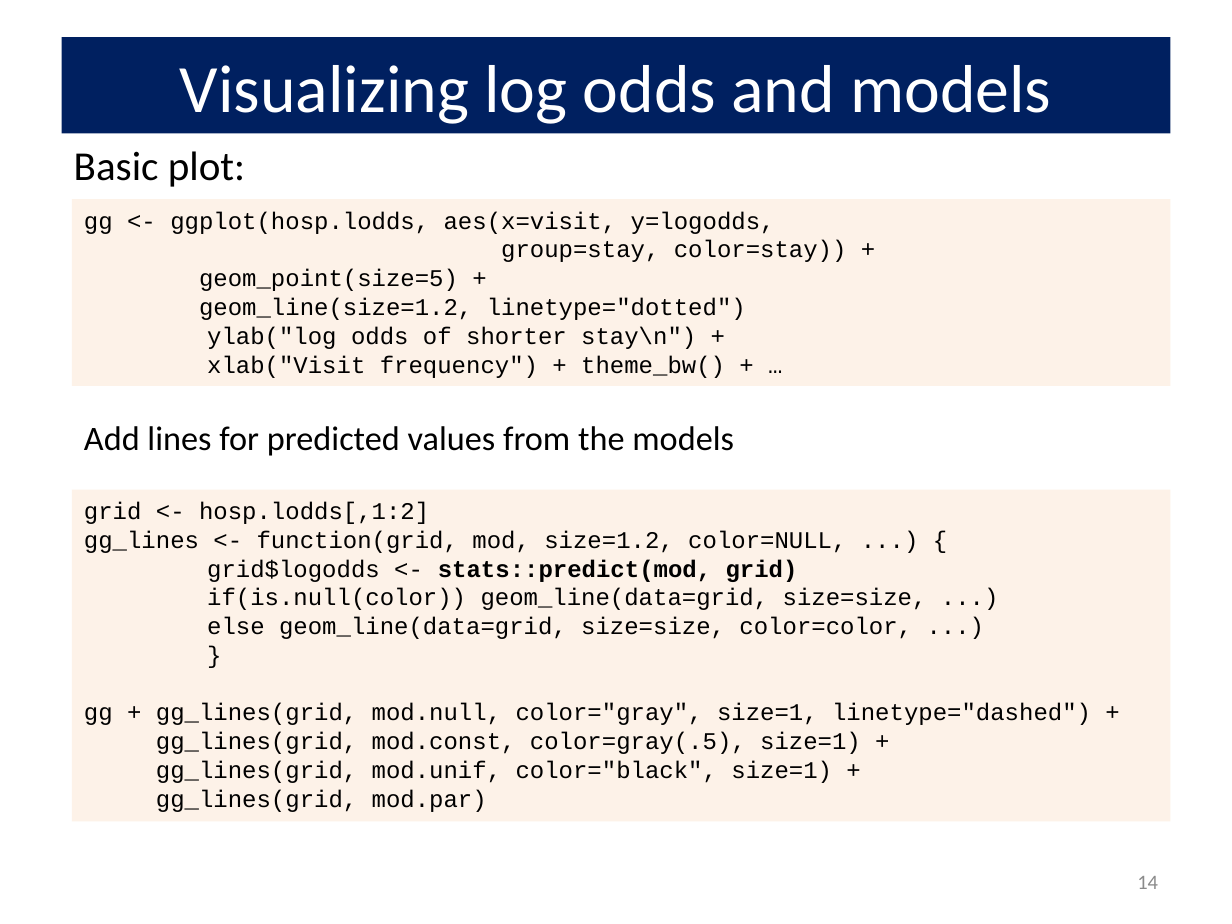
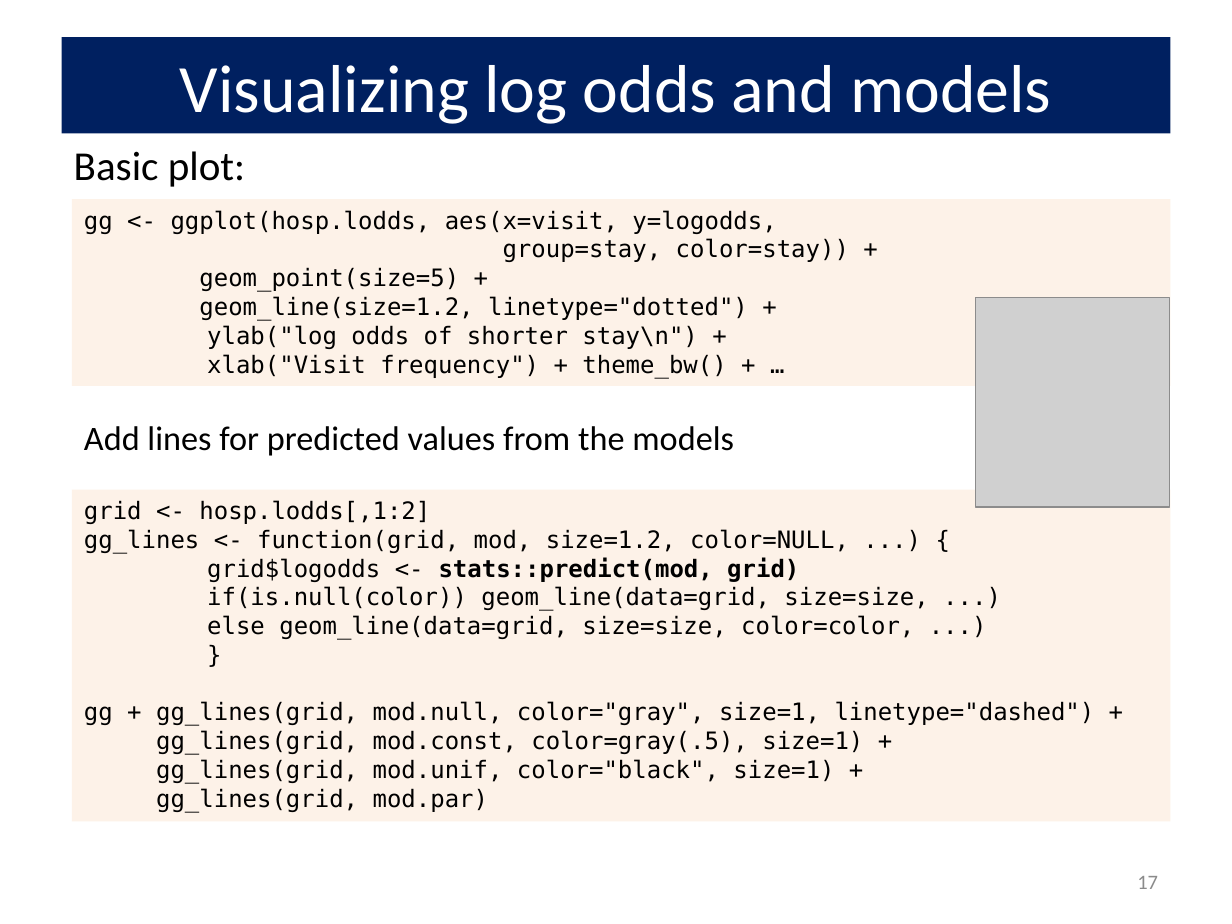
Before and after one commit to friendly/psy6136, a slide deck: slide 17 of docs/lectures/10-Log-Odds.pptx (slide 14 before the commit). Drawn at 1232x924 pixels with LibreOffice and Linux fonts; fonts in the diff are those of the drawing; grey boxes stand for pictures. Boxes give left, top, right and bottom in pixels: in the first picture for what was removed or moved away, otherwise in the second. Text is boxed around its words. In the diff, an @@ line names an element or a change of style, - is before the commit and + after.

Commit message:
Lecture 10 / add mice example / fix class photo

```diff
--- a/docs/lectures/10-Log-Odds.pptx
+++ b/docs/lectures/10-Log-Odds.pptx
@@ text in rectangle at <box>84,210,849,379</box>: font Courier New to DejaVu Sans Mono in "gg <- ggplot(hosp.lodds, aes(x=visit, y=logodds,", "group=stay, color=stay)) +", "geom_point(size=5) +", "ylab("log odds of shorter stay\n") +" and 1 more places @@
@@ text in rectangle at <box>199,296,748,321</box>: text changed; font Courier New to DejaVu Sans Mono @@
-geom_line(size=1.2, linetype="dotted")
+geom_line(size=1.2, linetype="dotted") +
@@ picture added at <box>976,298,1170,508</box> @@
@@ rectangle "grid <- hosp.lodds[,1:2]" at <box>71,489,1170,821</box>: font Courier New to DejaVu Sans Mono @@
@@ page number at <box>1137,876,1158,889</box>: text changed @@
-14
+17
```
Also in this commit, not shown: 24 other slides changed, 7 slides added, 15 other files.
